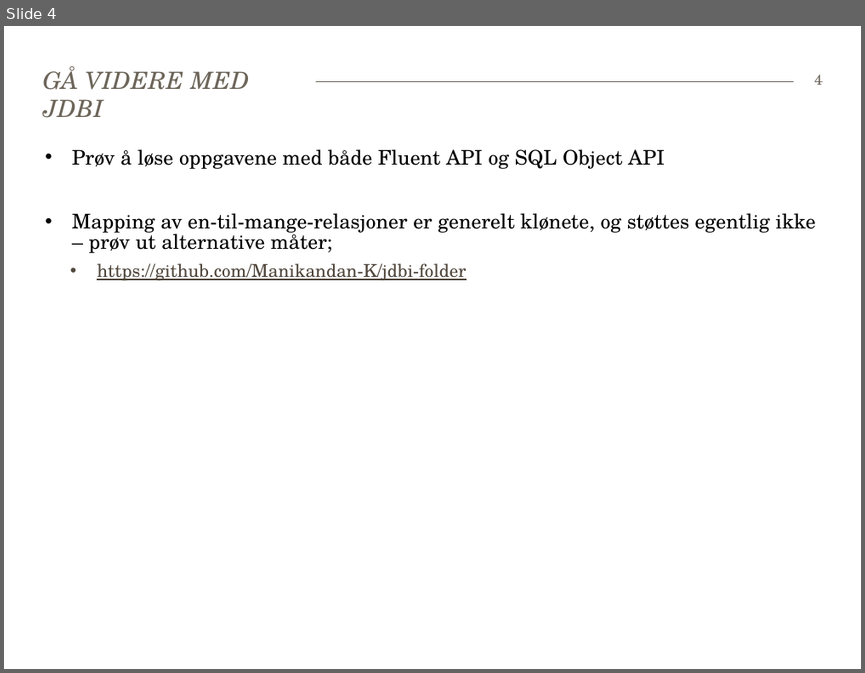
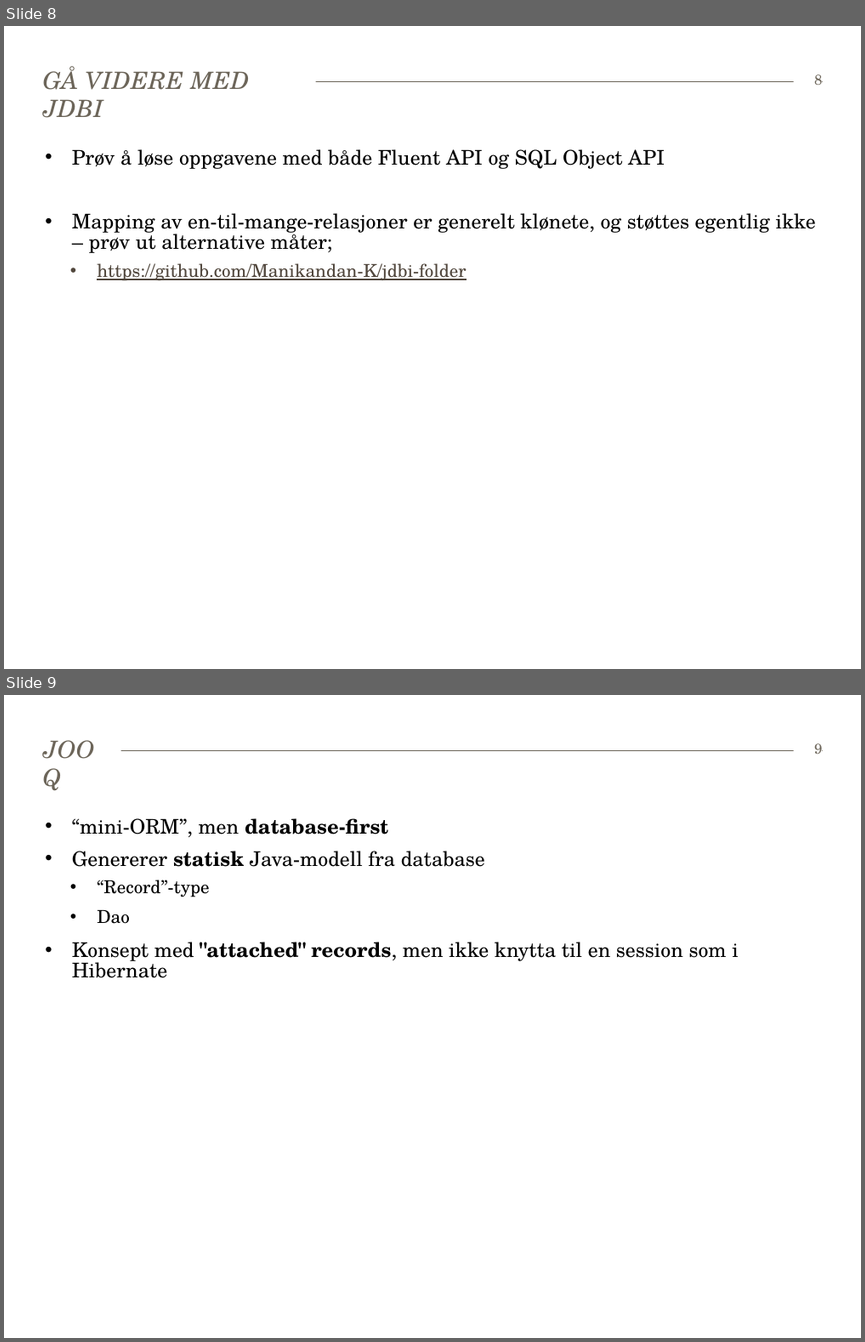
Before and after one commit to Robert-Larsen/java-microorm, a slide deck: Faggruppemøte 170615-microorm.pptx. Shown one above the other, each under a label of ours: slide 4 before the commit, slides 8 and 9 after it. The pictures are 865x673 and 865x1342 pixels, drawn with LibreOffice and Linux fonts; fonts in the diff are those of the drawing. Boxes give left, top, right and bottom in pixels: in the first picture for what was removed or moved away, otherwise in the second. Text is boxed around its words. In the diff, an @@ line names an element or a change of style, - is before the commit and + after.

Commit message:
Added some slides for Intro, JOOQ, SFM and assignments.

```diff
--- a/Faggruppemøte 170615-microorm.pptx
+++ b/Faggruppemøte 170615-microorm.pptx
@@ slide 9 added at (4,695,861,1338), background #FFFFFF; not listed: 1 template element that a slide beside it also shows @@
@@ title added at (34,734,120,764), 20 pt, text #6C6559, italic @@
+JOOQ
@@ page number added at (814,743,822,754), 12 pt, text #6C6559 @@
+9
@@ text added at (72,818,738,978), 17 pt, text #000000 @@
+• “mini-ORM”, men database-first
+• Genererer statisk Java-modell fra database
+  • “Record”-type
+  • Dao
+• Konsept med "attached" records, men ikke knytta til en session som i Hibernate
@@ what was slide 4 is now slide 8 @@
@@ page number at (814,74,822,85): text changed @@
-4
+8
```
Also in this commit, not shown: 10 other slides added.
